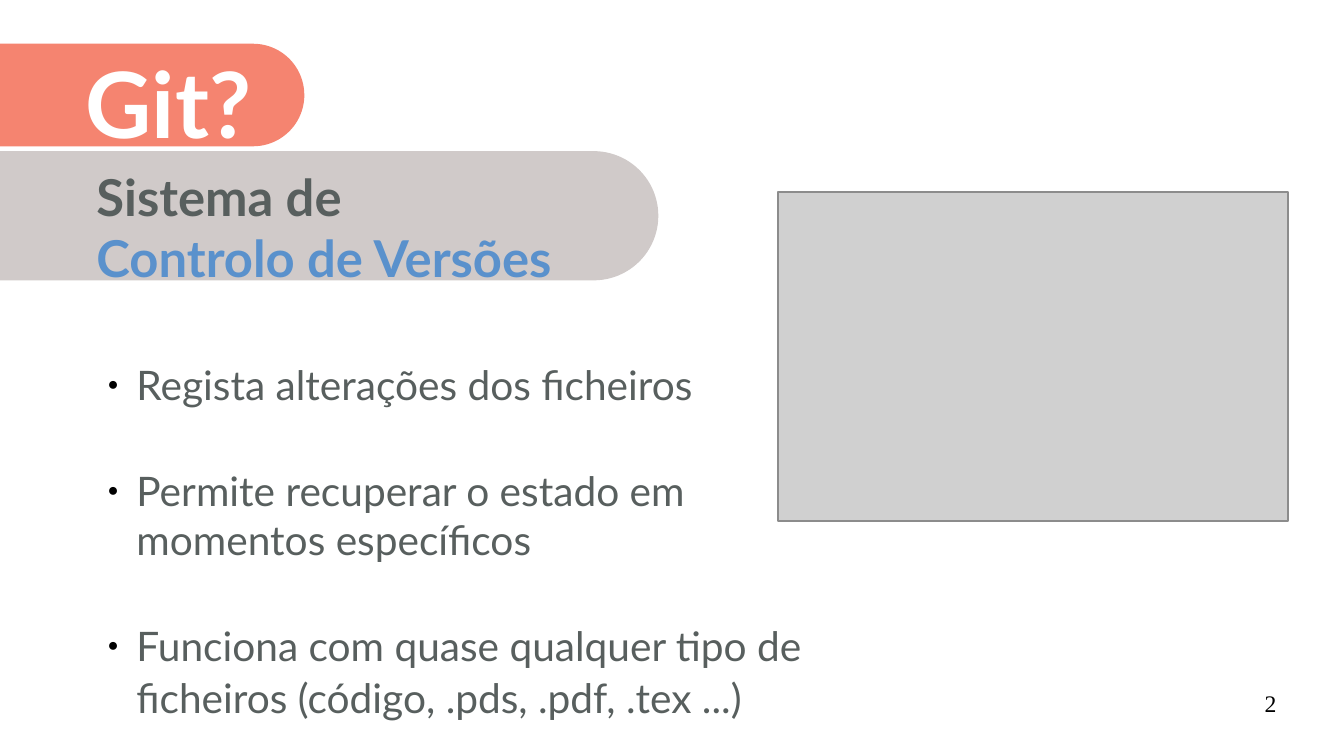
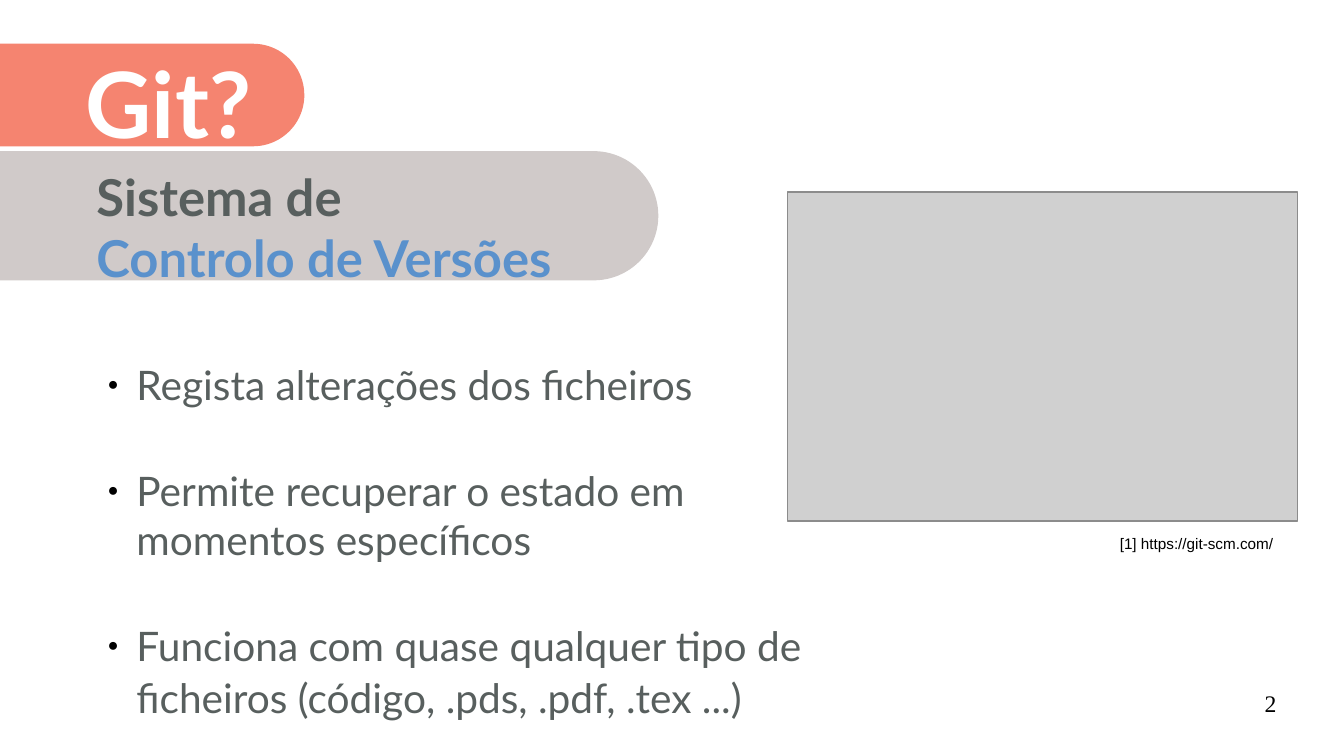
Before and after one commit to miguelpinho/git-lecture, a slide deck: slide 2 of lecture_pt.odp. Drawn at 1344x756 pixels with LibreOffice and Linux fonts; fonts in the diff are those of the drawing; grey boxes stand for pictures. Boxes give left, top, right and bottom in pixels: in the first picture for what was removed or moved away, otherwise in the second. Text is boxed around its words. In the diff, an @@ line names an element or a change of style, - is before the commit and + after.

Commit message:
Add figure references.

```diff
--- a/lecture_pt.odp
+++ b/lecture_pt.odp
@@ picture: place and size @@
-picture at bbox=[778, 193, 1288, 522]
+picture at bbox=[788, 193, 1298, 522]
@@ text added at bbox=[1120, 538, 1273, 552], 9 pt, text #000000 @@
+[1] https://git-scm.com/
```
Also in this commit, not shown: 3 other slides changed.
